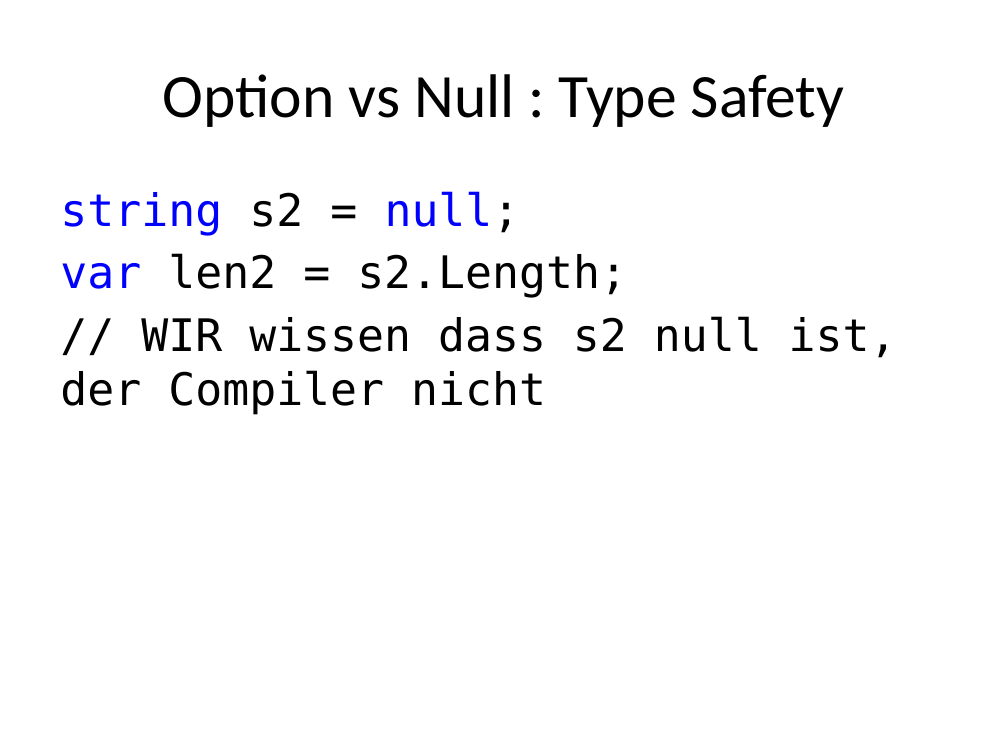
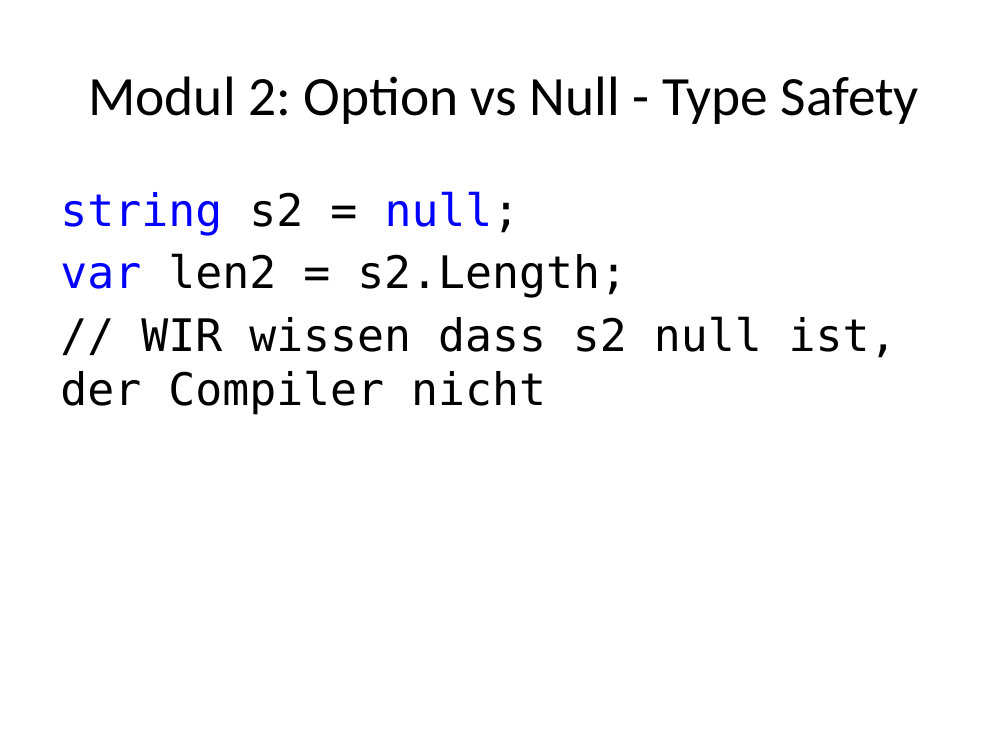
Before and after one commit to nasserbrake/Spartakiade2017, a slide deck: slide 54 of FSharp.pptx (slide 53 before the commit). Drawn at 1008x756 pixels with LibreOffice and Linux fonts; fonts in the diff are those of the drawing. Boxes give left, top, right and bottom in pixels: in the first picture for what was removed or moved away, otherwise in the second. Text is boxed around its words. In the diff, an @@ line names an element or a change of style, - is before the commit and + after.

Commit message:
Option

```diff
--- a/FSharp.pptx
+++ b/FSharp.pptx
@@ title at <box>88,76,919,124</box>: text changed; size 44 to 39.6 pt @@
-Option vs Null : Type Safety
+Modul 2: Option vs Null - Type Safety
```
Also in this commit, not shown: 1 other slide changed, 1 slide added, 4 other files.
